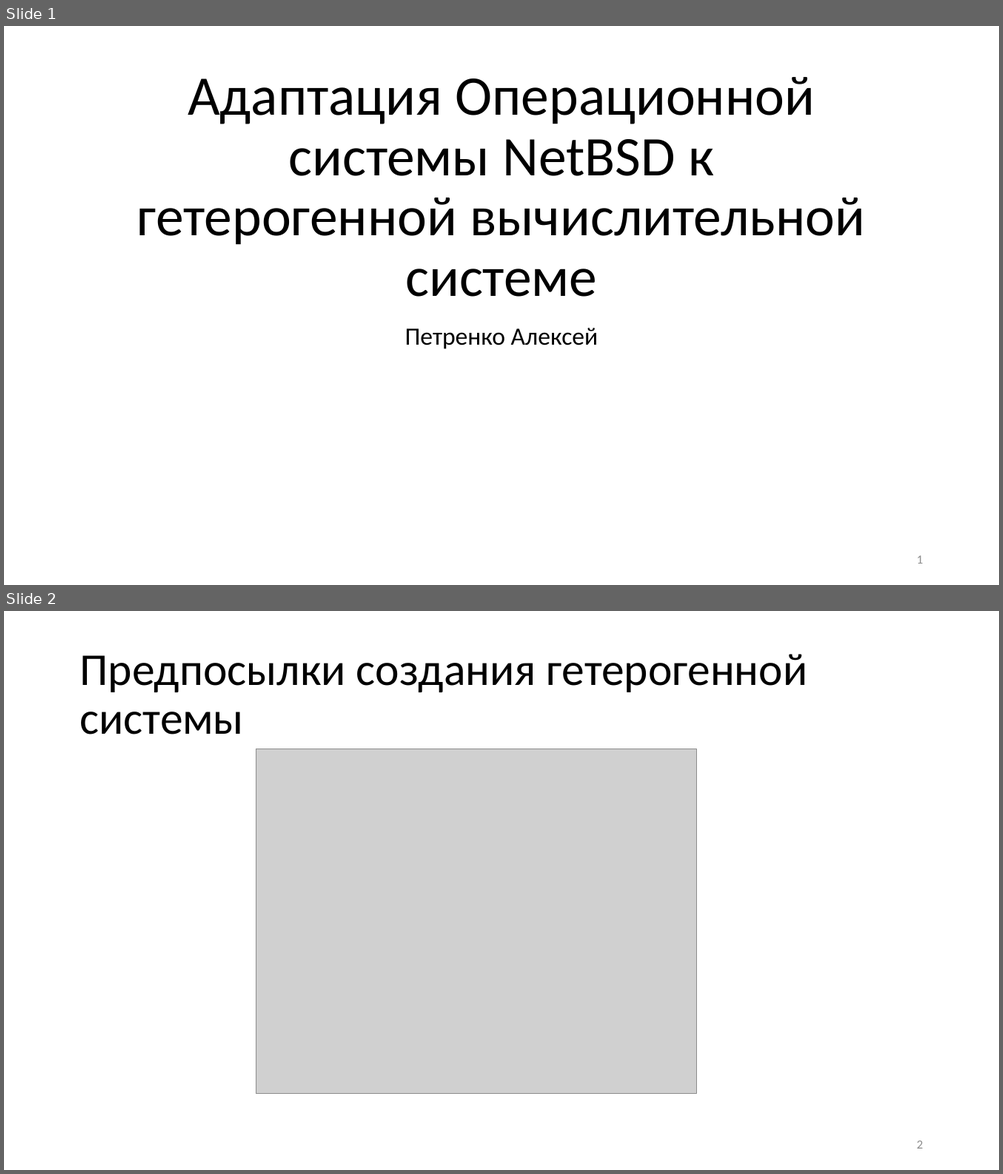
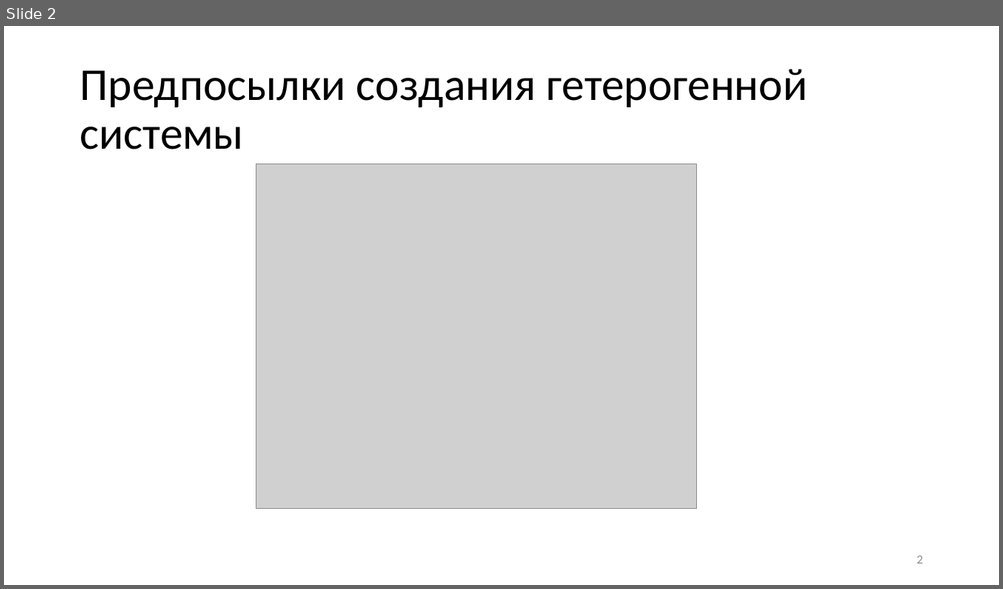
Before and after one commit to masterCopipaster/mag_diploma, a slide deck: Адаптация Операционной системы NetBSD к гетерогенной вычислительной системе.pptx. Shown one above the other, each under a label of ours: slides 1 and 2 before the commit, slide 2 after it. The pictures are 1003x1174 and 1003x589 pixels, drawn with LibreOffice and Linux fonts; fonts in the diff are those of the drawing; grey boxes stand for pictures. Boxes give left, top, right and bottom in pixels: in the first picture for what was removed or moved away, otherwise in the second. Text is boxed around its words. In the diff, an @@ line names an element or a change of style, - is before the commit and + after.

```diff
--- a/Адаптация Операционной системы NetBSD к гетерогенной вычислительной системе.pptx
+++ b/Адаптация Операционной системы NetBSD к гетерогенной вычислительной системе.pptx
@@ slide 1 removed at (x1=4, y1=26, x2=999, y2=585), background #FFFFFF @@
@@ title removed at (x1=137, y1=77, x2=865, y2=297) @@
-Адаптация Операционной системы NetBSD к гетерогенной вычислительной системе
@@ subtitle removed at (x1=405, y1=328, x2=598, y2=349) @@
-Петренко Алексей
@@ page number removed at (x1=916, y1=556, x2=922, y2=564) @@
-1
```
Also in this commit, not shown: 3 slides changed, 5 slides added, 2 other slides removed, 43 other files.
